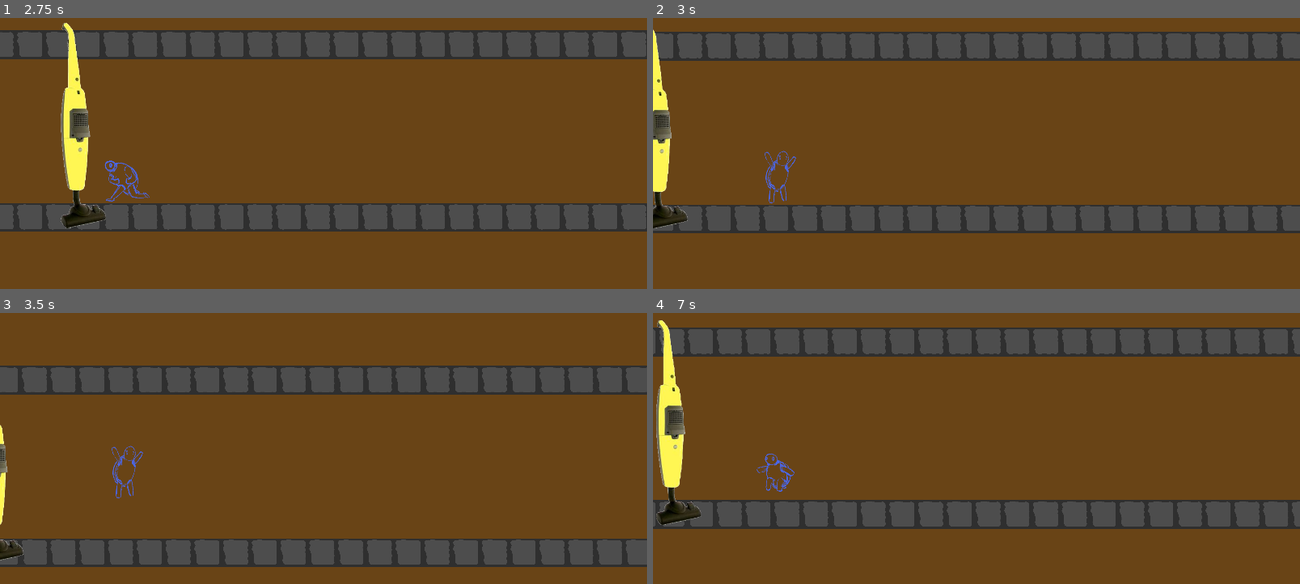
Above: before the commit, frames 1-4 (two rows, left to right).
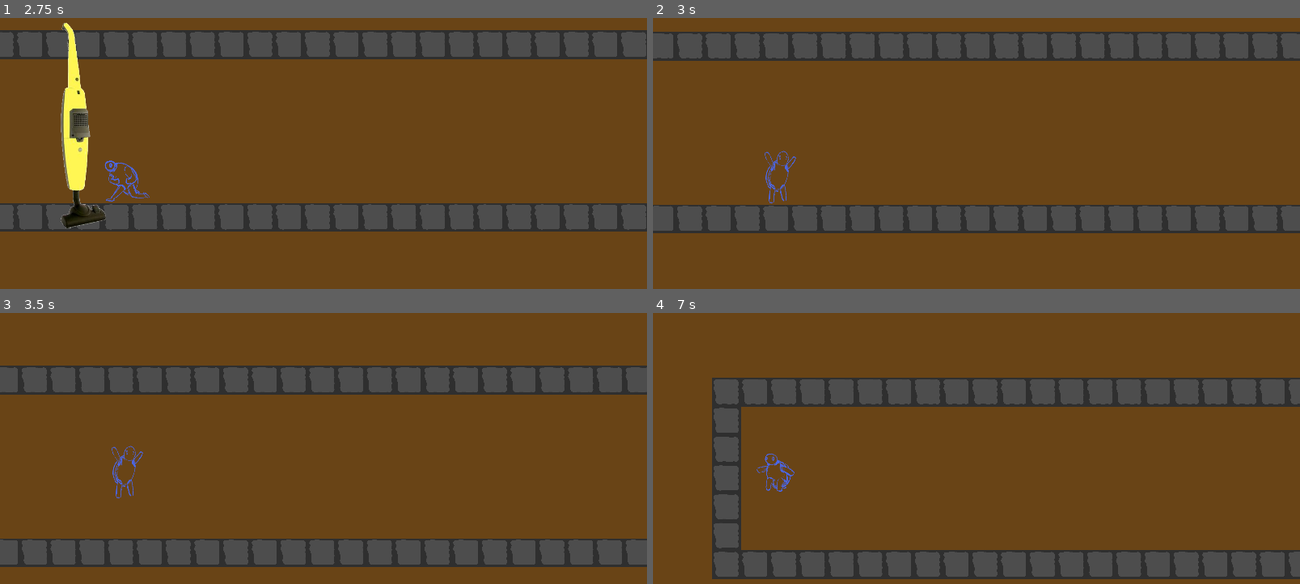
Above: after the commit, the same moments.

Repository: isterkvarn/operation_shell_shock
Game: Godot game, scene res://levels/demo_level.tscn
Two runs of this game, one before a commit and one after it. Both use one fixed random seed, a clock stepped at 60 frames per second and the inputs below.
Inputs:
- Up to frame 1 (2.75 s): tap Enter at 0.5 s; hold D (ss_right) 0.53-2.03 s; tap J (switch_state) at 0.6, 1.35, 2.1 s; tap W (ss_jump) at 0.77, 1.52 s; hold A (ss_left) from 2.03 s (still down)
- Up to frame 2 (3 s): release A (ss_left) at 2.78 s; hold D (ss_right) from 2.78 s (still down); tap J (switch_state) at 2.85 s
- Up to frame 3 (3.5 s): keep holding D (ss_right); tap W (ss_jump) at 3.02 s
- Up to frame 4 (7 s): tap J (switch_state) every 0.75 s from 3.6 to 6.6 s; tap W (ss_jump) at 3.77, 4.52, 6.02, 6.77 s; release D (ss_right) at 4.28 s; hold A (ss_left) 4.28-5.03 s; hold D (ss_right) 5.03-5.78 s; hold A (ss_left) from 5.78 s (still down)

Frame 1 is identical in both runs. In frame 2, 1.5% of the frame differs, in the area x 0-6%, y 4-78%; in frame 3, 0.4%; in frame 4, 44%, in the area x 0-100%, y 2-99%.

Commit message:
Added bullets to checkpoints

Diff:
--- a/checkpoints/check_point_master.gd
+++ b/checkpoints/check_point_master.gd
@@ -2,44 +2,80 @@
 
 # How much the death wall should move back from
 # the checkpoint on a respawn
-const DEATH_WALL_OFFSET: int = 1000
+const DEATH_WALL_OFFSET: int = 6000
+const BULLET_GROUP: String = "bullet"
 
 @export var checkpoints: Array[Area2D]
-
+@onready var bullet = load("res://turret/bullet.tscn")
 @onready var player: CharacterBody2D = %Player
 @onready var death_wall: Area2D = %DeathWall
+var last_checkpoint: SaveState = null
 
-var last_checkpoint: SaveState = null
+
+class BulletState:
+	var pos: Vector2
+	var speed: float
+	var rot: float
+
+	func _init(pos: Vector2, speed: float, rot: float):
+		self.pos = pos
+		self.speed = speed
+		self.rot = rot
 
 
 class SaveState:
 	var player: CharacterBody2D
 	var death_wall: Area2D
 	var player_pos: Vector2
+	var bullet_pos: Array[BulletState]
 
 	func _init(player: CharacterBody2D, death_wall: Area2D):
 		self.player = player
 		self.death_wall = death_wall
 		self.player_pos = player.get_position()
 
-	func restore():
-		self.player.position = player_pos
-		self.death_wall.position.x = player_pos.x - DEATH_WALL_OFFSET
-
 
 func save():
 	last_checkpoint = SaveState.new(player, death_wall)
+	_save_children(get_tree().get_root())
 
 func restore():
-	if not last_checkpoint == null:
-		last_checkpoint.restore()
+	if last_checkpoint == null:
+		return
+
+	player.position = last_checkpoint.player_pos
+	death_wall.position.x = last_checkpoint.player_pos.x - DEATH_WALL_OFFSET
+	_free_children(get_tree().get_root())
+	_restore_children(get_tree().get_root())
 
 # Called when the node enters the scene tree for the first time.
 func _ready():
 	for checkpoint in checkpoints:
 		checkpoint.init(self)
 
+func _save_children(node):
+	if node.is_in_group(BULLET_GROUP):
+		var bullet_state = BulletState.new(
+			node.get_global_position(),
+			node.speed,
+			node.get_rotation()
+		)
+		last_checkpoint.bullet_pos.append(bullet_state)
 
-# Called every frame. 'delta' is the elapsed time since the previous frame.
-func _process(delta):
-	pass
+	for child in node.get_children():
+		_save_children(child)
+
+func _free_children(node):
+	if node.is_in_group(BULLET_GROUP):
+		node.queue_free()
+
+	for child in node.get_children():
+		_free_children(child)
+
+func _restore_children(node):
+	for bullet_state in last_checkpoint.bullet_pos:
+		var bullet_scene = bullet.instantiate()
+		bullet_scene.position = bullet_state.pos
+		bullet_scene.speed = bullet_state.speed
+		bullet_scene.rotation = bullet_state.rot
+		add_child(bullet_scene)
--- a/turret/bullet.tscn
+++ b/turret/bullet.tscn
@@ -6,7 +6,7 @@
 [sub_resource type="RectangleShape2D" id="RectangleShape2D_6wo6y"]
 size = Vector2(76, 7)
 
-[node name="Bullet" type="Area2D"]
+[node name="Bullet" type="Area2D" groups=["bullet"]]
 script = ExtResource("1_wmjhr")
 
 [node name="CollisionShape2D" type="CollisionShape2D" parent="."]
